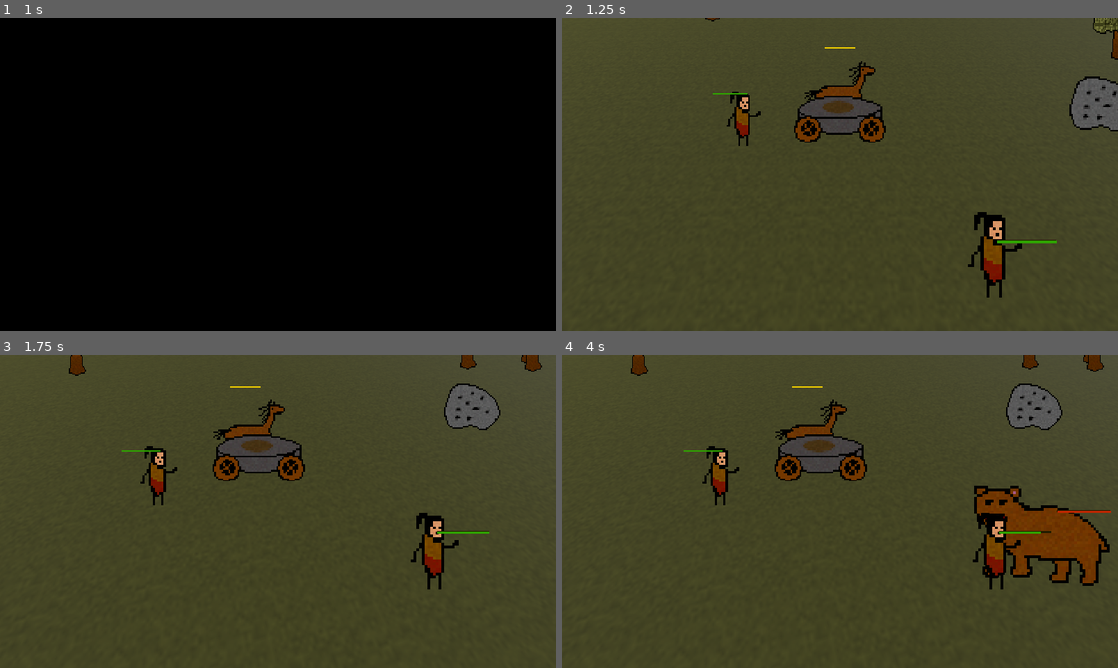
Above: before the commit, frames 1-4 (two rows, left to right).
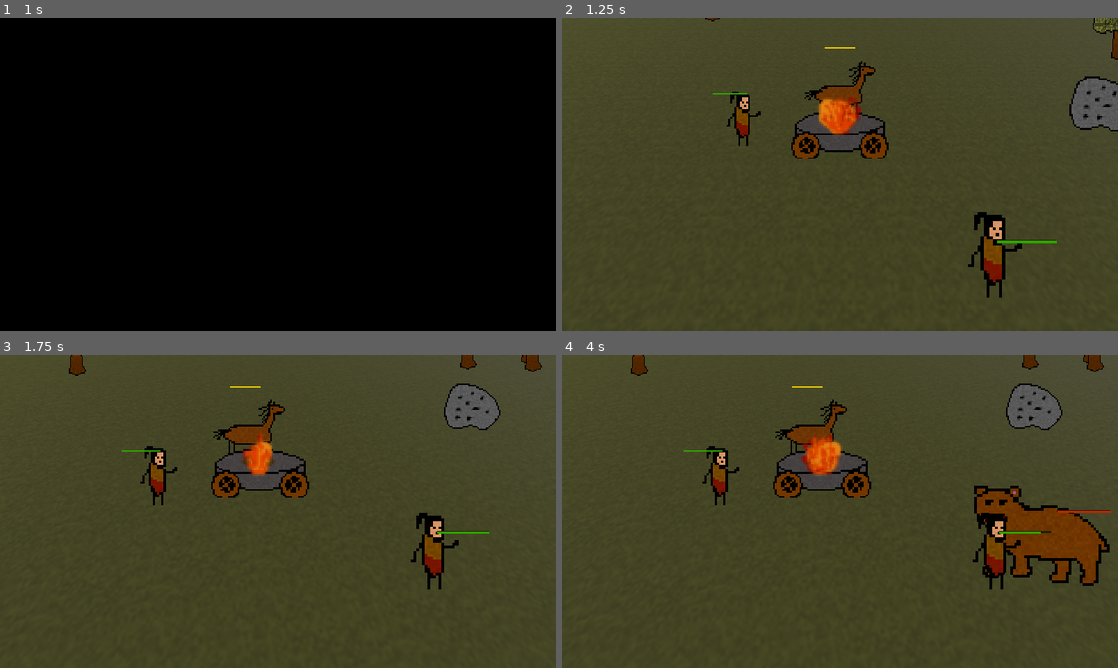
Above: after the commit, the same moments.

Repository: EnesBaytekin/har
Game: Godot game, scene res://scenes/menu/menu.tscn
Two runs of this game, one before a commit and one after it. Both use one fixed random seed, a clock stepped at 60 frames per second and the inputs below.
Inputs (mouse positions are in pixels of both pictures, inside the frame that each line leads up to):
- Up to frame 1 (1 s): click "OYNA" at 0.5 s
- Up to frame 2 (1.25 s): no input
- Up to frame 3 (1.75 s): tap Enter at 1.25 s; move the mouse to (400, 495) at 1.27 s; tap 8 at 1.35 s; click (400, 495) at 1.42 s; tap Space at 1.52 s
- Up to frame 4 (4 s): move the mouse to (728, 527) at 2.02 s; tap 9 at 2.1 s; click (728, 527) at 2.17 s; tap Space at 2.27, 3.77 s; move the mouse to (895, 442) at 2.77 s; tap Enter at 2.85 s; click (895, 442) at 2.92 s; move the mouse to (812, 574) at 3.52 s; tap 8 at 3.6 s; click (812, 574) at 3.67 s

Frame 1 is identical in both runs. In frame 2, 2.6% of the frame differs, in the area x 41-59%, y 24-45%; in frame 3, 2.6%; in frame 4, 2.7%, in the area x 38-56%, y 25-46%.
Error before the commit: Parse Error: Identifier "old_level" not declared in the current scope. (res://scenes/wagon/wagon.gd:14)

Commit message:
feat: add export presets configuration and improve fire level handling

Diff:
--- a/scenes/wagon/wagon.gd
+++ b/scenes/wagon/wagon.gd
@@ -9,6 +9,7 @@
 ## Ateş seviyesi (1=en küçük, 4=maksimum, hiç sönmez)
 @export var fire_level: int = 1:
 	set(value):
+		var old_level = fire_level
 		fire_level = clampi(value, 1, 4)
 		_update_texture()
 		if old_level <= 0 and fire_level > 0:
@@ -33,12 +34,10 @@
 	add_to_group("wagons")
 	if target_node:
 		_target = get_node(target_node) as Node3D
-	_wagon_img = Image.new()
-	var wpath := ProjectSettings.globalize_path("res://assets/sprites/wagon.png")
-	_wagon_img.load(wpath)
-	_fire_img = Image.new()
-	var fpath := ProjectSettings.globalize_path("res://assets/sprites/fire.png")
-	_fire_img.load(fpath)
+	var wagon_texture: Texture2D = load("res://assets/sprites/wagon.png")
+	_wagon_img = wagon_texture.get_image()
+	var fire_texture: Texture2D = load("res://assets/sprites/fire.png")
+	_fire_img = fire_texture.get_image()
 	_update_texture()
 
 func get_fire_level() -> int:
Not shown, added: export_presets.cfg
Not shown, changed: .gitignore
